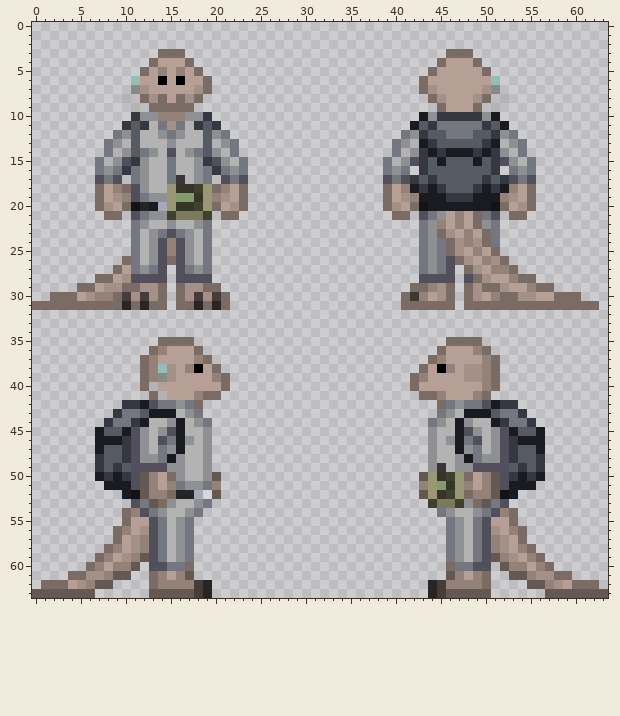
Two versions of one pixel-art sprite, code/modules/unit_tests/screenshots/screenshot_humanoids__datum_species_lizard_ashwalker.png. Above: the version before the commit.
The file is 64x64 pixels. Colours within 5 levels of each other are drawn and written as one.
Now the later version:
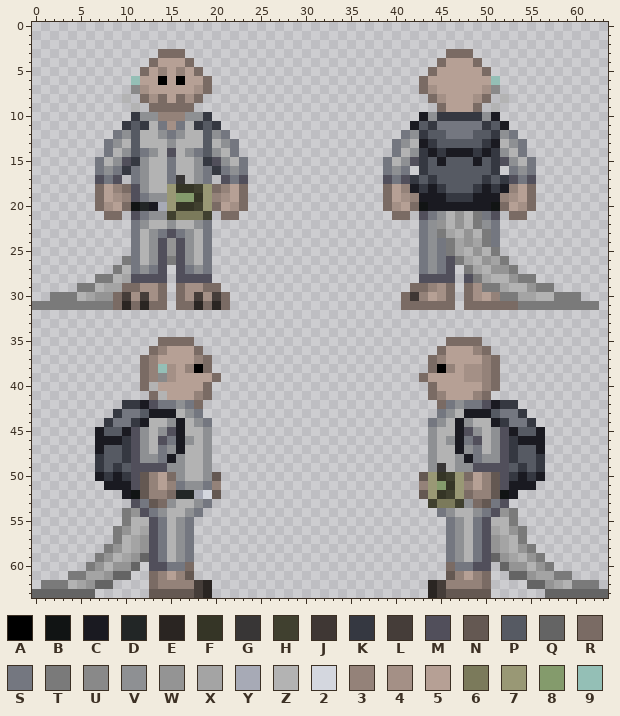
Palette (. is transparent): A #000000  B #111414  C #1a1a21  D #222626  E #2a2522  F #353526  G #383636  H #40402f  J #3f3734  K #353841  L #453d39  M #514f5b  N #645852  P #565a63  Q #646464  R #7a6b64  S #747780  T #7a7a7a  U #898989  V #8e9093  W #949494  X #a4a4a4  Y #a7aab6  Z #b3b3b3  2 #d4d7df  3 #948279  4 #a49086  5 #b6a095  6 #7b7a5b  7 #999875  8 #849b6c  9 #94bfb6
From old to new:
Changed rows in their new state; - is an unchanged pixel.
first column x 0:
21 ----------------------------------------------ZWZT-------------
22 ---------------------------------------------WZWZT-------------
23 ---------------------------------------------TXZWZT------------
24 ---------------W------------------------------TXWXT------------
25 ---------------W------------------------------TXZWZT-----------
26 ----------T----T-------------------------------TXZWXT----------
27 ---------TZ-------------------------------------TXZWWT---------
28 -------TTZX--------------------------------------TXZZWTT-------
29 -----TTZXX----------------------------------------TTXZZWTT-----
30 --TTTZXWW-------------------------------------------TTXXZZTTT--
31 TTTTTTTTT---------------------------------------------TTTTTTTTT
first column x 19:
38 R.----------------------.R
39 -R.--------------------.R-
40 R..--------------------..R
41 -.----------------------.-
first column x 0:
54 ----------TW----------------------------------------WT----------
55 ----------TZZ--------------------------------------ZZT----------
56 ---------TWZX--------------------------------------XZWT---------
57 ---------TZXW--------------------------------------WXZT---------
58 --------TWZXW--------------------------------------WXZWT--------
59 -------TWZXWQ--------------------------------------QWXZWT-------
60 ------TWZWWQ----------------------------------------QWWZWT------
61 ----TTXXWQQ------------------------------------------QQWXXTT----
62 -TTTZXWQQ----------------------------------------------QQWXZTTT-
63 QQQQQQQ--------------------------------------------------QQQQQQQ
